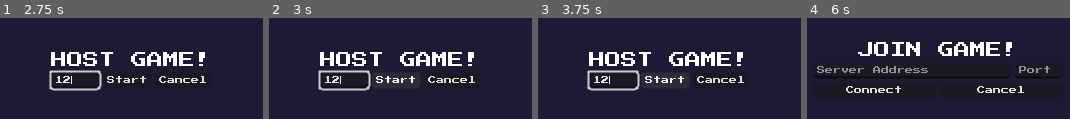
Above: before the commit, frames 1-4 (left to right).
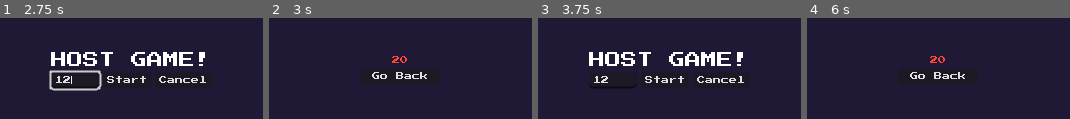
Above: after the commit, the same moments.

Repository: Intedai/MultiplayerShooter
Game: Godot game, scene res://MainScenes/MainMenu/main_menu.tscn
The game is run twice, just before and just after one commit, with the same random seed, the same clock (stepped at 60 frames per second) and the same inputs.
Inputs (mouse positions are in pixels of both pictures, inside the frame that each line leads up to):
- Up to frame 1 (2.75 s): tap Enter (chat) at 0.5 s; move the mouse to (236, 56) at 0.52 s; hold D (move_right) 0.53-1.25 s; hold Enter (chat) 0.53-1.25 s; click (236, 56) at 0.67 s; click "Host" at 1.25 s; click (76, 79) at 2.02 s; type "12" at 2.1 s
- Up to frame 2 (3 s): click "Start" at 2.75 s
- Up to frame 3 (3.75 s): click (669, 75) at 3.5 s, where only the run after the commit has a clickable "Go Back"
- Up to frame 4 (6 s): click "Start" at 4.25 s; click (991, 79) at 5 s, where only the run before the commit has a clickable "Cancel"; click (938, 83) at 5.75 s, where only the run before the commit has a clickable "Join"

Frame 1 is identical in both runs. In frame 2, 7.1% of the frame differs, in the area x 18-79%, y 33-73%; in frame 3, 1.5%; in frame 4, 8.0%, in the area x 2-98%, y 23-75%.

Commit message:
Add error screen, error manager and disable unnecessary input clears

Diff:
--- /dev/null
+++ b/Autoloads/error_manager.gd
@@ -0,0 +1,10 @@
+extends Node
+
+# Will turn false again after the main menu raises the error
+var raise_error_on_main_menu = false
+var error_on_start: String
+
+func raise_main_menu_error(error_msg: String) -> void:
+	error_on_start = error_msg
+	raise_error_on_main_menu = true
+	get_tree().change_scene_to_file("res://MainScenes/MainMenu/main_menu.tscn")
--- a/MainScenes/MainMenu/main_menu.gd
+++ b/MainScenes/MainMenu/main_menu.gd
@@ -4,6 +4,7 @@
 @onready var host_server_menu: VBoxContainer = $HostServerMenu
 @onready var join_server_menu: VBoxContainer = $JoinServerMenu
 @onready var connection_screen: VBoxContainer = $ConnectionScreen
+@onready var error_screen: VBoxContainer = $ErrorScreen
 
 @onready var host_port_input: LineEdit = $HostServerMenu/HBoxContainer/PortInput
 
@@ -11,15 +12,28 @@
 @onready var address_input: LineEdit = $JoinServerMenu/AddrContrainer/AddressInput
 @onready var join_port_input: LineEdit = $JoinServerMenu/AddrContrainer/PortInput
 
+@onready var error_label: Label = $ErrorScreen/Error
+
+# Whenever ErrorManager raises an error on start the go back will be main_menu_buttons
+@onready var go_back_node: Control = main_menu_buttons
+
 func _ready() -> void:
 	# Client failed to connect to server
-	multiplayer.connection_failed.connect(func(): print("failed to connect"))
+	multiplayer.connection_failed.connect(_on_connection_failed)
 
 	# Client connected successfully to server
-	multiplayer.connected_to_server.connect(
-		func():
-			get_tree().change_scene_to_file("res://MainScenes/Game/game.tscn")
-	)
+	multiplayer.connected_to_server.connect(_on_connected_to_server)
+
+	if ErrorManager.raise_error_on_main_menu:
+		raise_error(ErrorManager.error_on_start)
+		ErrorManager.raise_error_on_main_menu = false
+
+func _on_connection_failed():
+	go_back_node = join_server_menu
+	raise_error("Failed to connect to server")
+
+func _on_connected_to_server():
+	get_tree().change_scene_to_file("res://MainScenes/Game/game.tscn")
 
 # Main menu btns
 func _on_host_pressed() -> void:
@@ -43,15 +57,13 @@
 	print("Starting server in port: " + str(int(host_port_input.text)))
 
 	var peer = ENetMultiplayerPeer.new()
-	var err = peer.create_server(int(host_port_input.text))
-
+	var err: Error = peer.create_server(int(host_port_input.text))
 	if err:
-		print(err)
+		go_back_node = host_server_menu
+		raise_error(str(err))
 		return
 
 	multiplayer.multiplayer_peer = peer
-
-	host_port_input.clear()
 
 	get_tree().change_scene_to_file("res://MainScenes/Game/game.tscn")
 
@@ -73,13 +85,26 @@
 
 	var peer = ENetMultiplayerPeer.new()
 
-	print("port:" + str(int(join_port_input.text)))
-	var err = peer.create_client(address_input.text, int(join_port_input.text))
+	var err: Error = peer.create_client(address_input.text, int(join_port_input.text))
 
 	if err:
-		print(err)
+		go_back_node = join_server_menu
+		raise_error(str(err))
 		return
 
 	multiplayer.multiplayer_peer = peer
 
-	clear_inputs()
+# Error screen
+func raise_error(err: String) -> void:
+	main_menu_buttons.visible = false
+	host_server_menu.visible = false
+	join_server_menu.visible = false
+	connection_screen.visible = false
+
+	error_label.text = err
+
+	error_screen.visible = true
+
+func _on_go_back_pressed() -> void:
+	error_screen.visible = false
+	go_back_node.visible = true
--- a/MainScenes/MainMenu/main_menu.tscn
+++ b/MainScenes/MainMenu/main_menu.tscn
@@ -179,6 +179,37 @@
 theme_override_font_sizes/font_size = 8
 text = "Connecting..."
 horizontal_alignment = 1
+
+[node name="ErrorScreen" type="VBoxContainer" parent="." unique_id=906349285]
+visible = false
+layout_mode = 1
+anchors_preset = 8
+anchor_left = 0.5
+anchor_top = 0.5
+anchor_right = 0.5
+anchor_bottom = 0.5
+offset_left = -24.0
+offset_top = -14.0
+offset_right = 24.0
+offset_bottom = 14.0
+grow_horizontal = 2
+grow_vertical = 2
+
+[node name="Error" type="Label" parent="ErrorScreen" unique_id=370409437]
+layout_mode = 2
+theme_override_colors/font_color = Color(1, 0.2739889, 0.21327025, 1)
+theme_override_font_sizes/font_size = 8
+text = "ERROR"
+horizontal_alignment = 1
+
+[node name="GoBack" type="Button" parent="ErrorScreen" unique_id=419086827]
+custom_minimum_size = Vector2(80, 0)
+custom_maximum_size = Vector2(80, -1)
+layout_mode = 2
+size_flags_horizontal = 4
+focus_mode = 0
+theme_override_font_sizes/font_size = 8
+text = "Go Back"
 
 [connection signal="pressed" from="MainMenuButtons/Host" to="." method="_on_host_pressed"]
 [connection signal="pressed" from="MainMenuButtons/Join" to="." method="_on_join_pressed"]
@@ -187,3 +218,4 @@
 [connection signal="pressed" from="HostServerMenu/HBoxContainer/Cancel" to="." method="_on_host_cancel_pressed"]
 [connection signal="pressed" from="JoinServerMenu/Buttons/Connect" to="." method="_on_connect_pressed"]
 [connection signal="pressed" from="JoinServerMenu/Buttons/Cancel" to="." method="_on_join_cancel_pressed"]
+[connection signal="pressed" from="ErrorScreen/GoBack" to="." method="_on_go_back_pressed"]
--- a/project.godot
+++ b/project.godot
@@ -19,6 +19,7 @@
 
 EffectManager="*uid://cfti4w5gms25i"
 Constraints="*uid://rchx3wvi01xh"
+ErrorManager="*uid://7owd4ch8v6wt"
 
 [display]
 
Not shown, added: Autoloads/error_manager.gd.uid
